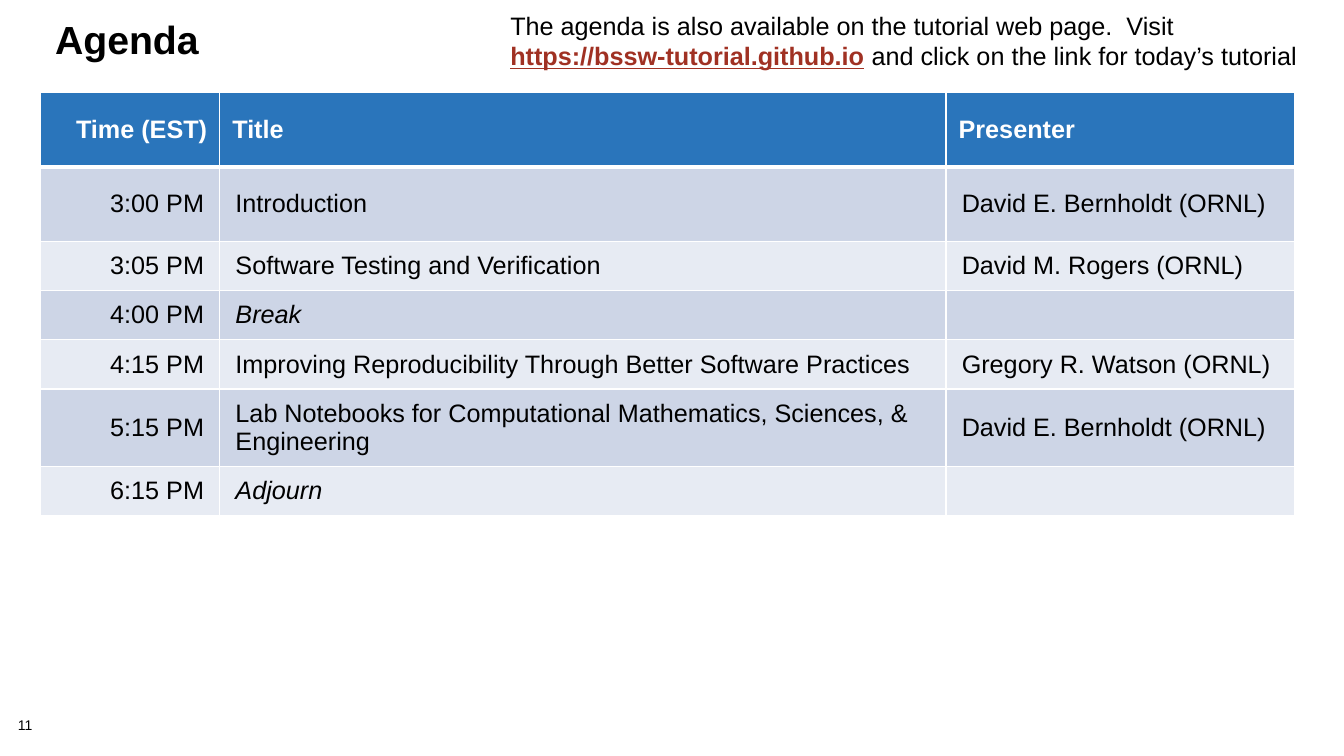
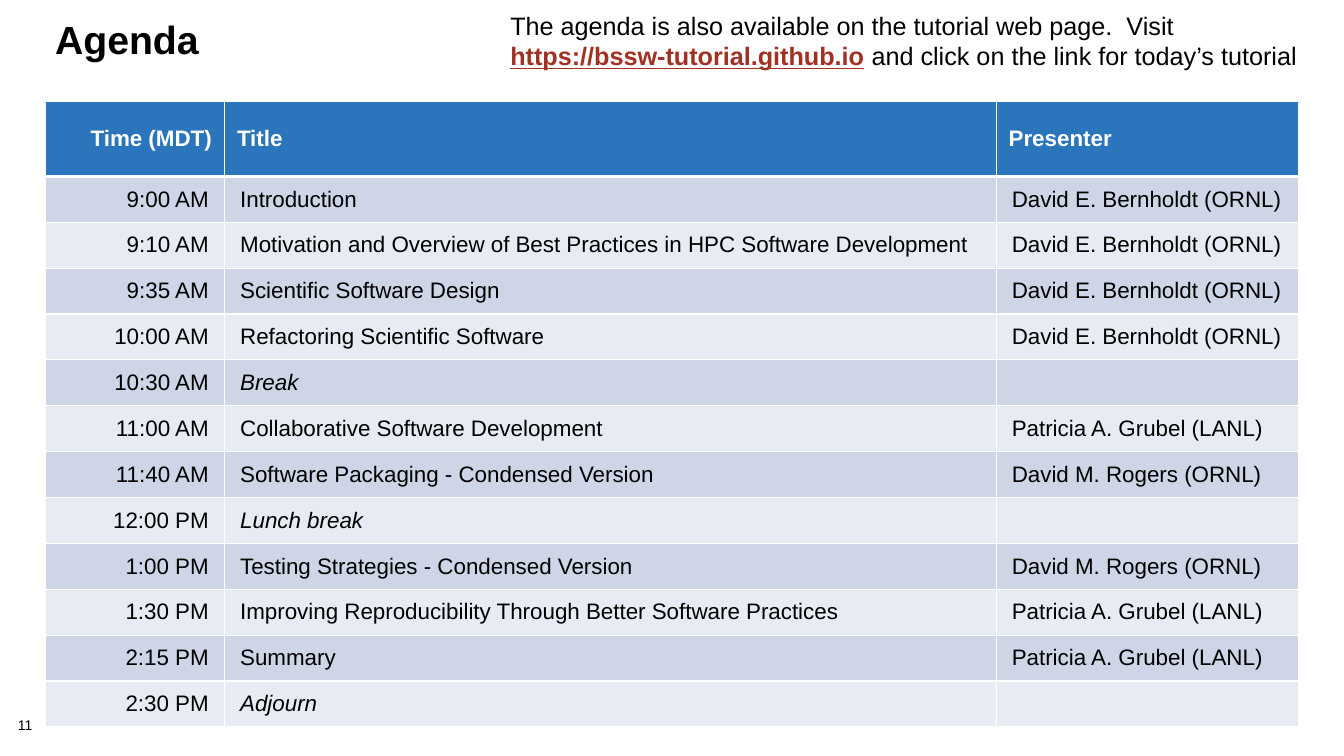
Before and after one commit to bssw-tutorial/presentations, a slide deck: slide 11 of intro.pptx. Drawn at 1344x756 pixels with LibreOffice and Linux fonts; fonts in the diff are those of the drawing; background and template pictures are left out. Boxes give left, top, right and bottom in pixels: in the first picture for what was removed or moved away, otherwise in the second. Text is boxed around its words. In the diff, an @@ line names an element or a change of style, - is before the commit and + after.

```diff
--- a/intro.pptx
+++ b/intro.pptx
@@ table at bbox=[45, 102, 1299, 751] @@
-row 1: Time (EST) | Title | Presenter
-row 2: 3:00 PM | Introduction | David E. Bernholdt (ORNL)
-row 3: 3:05 PM | Software Testing and Verification | David M. Rogers (ORNL)
-row 4: 4:00 PM | Break | 
-row 5: 4:15 PM | Improving Reproducibility Through Better Software Practices | Gregory R. Watson (ORNL)
-row 6: 5:15 PM | Lab Notebooks for Computational Mathematics, Sciences, & Engineering | David E. Bernholdt (ORNL)
-row 7: 6:15 PM | Adjourn | 
+row 1: Time (MDT) | Title | Presenter
+row 2: 9:00 AM | Introduction | David E. Bernholdt (ORNL)
+row 3: 9:10 AM | Motivation and Overview of Best Practices in HPC Software Development | David E. Bernholdt (ORNL)
+row 4: 9:35 AM | Scientific Software Design | David E. Bernholdt (ORNL)
+row 5: 10:00 AM | Refactoring Scientific Software | David E. Bernholdt (ORNL)
+row 6: 10:30 AM | Break | 
+row 7: 11:00 AM | Collaborative Software Development | Patricia A. Grubel (LANL)
+row 8: 11:40 AM | Software Packaging - Condensed Version | David M. Rogers (ORNL)
+row 9: 12:00 PM | Lunch break | 
+row 10: 1:00 PM | Testing Strategies - Condensed Version | David M. Rogers (ORNL)
+row 11: 1:30 PM | Improving Reproducibility Through Better Software Practices | Patricia A. Grubel (LANL)
+row 12: 2:15 PM | Summary | Patricia A. Grubel (LANL)
+row 13: 2:30 PM | Adjourn | 
@@ table: place and size @@
-table at bbox=[40, 92, 1294, 527]
+table at bbox=[45, 102, 1299, 751]
```
Also in this commit, not shown: 4 other slides changed, 8 other files.
